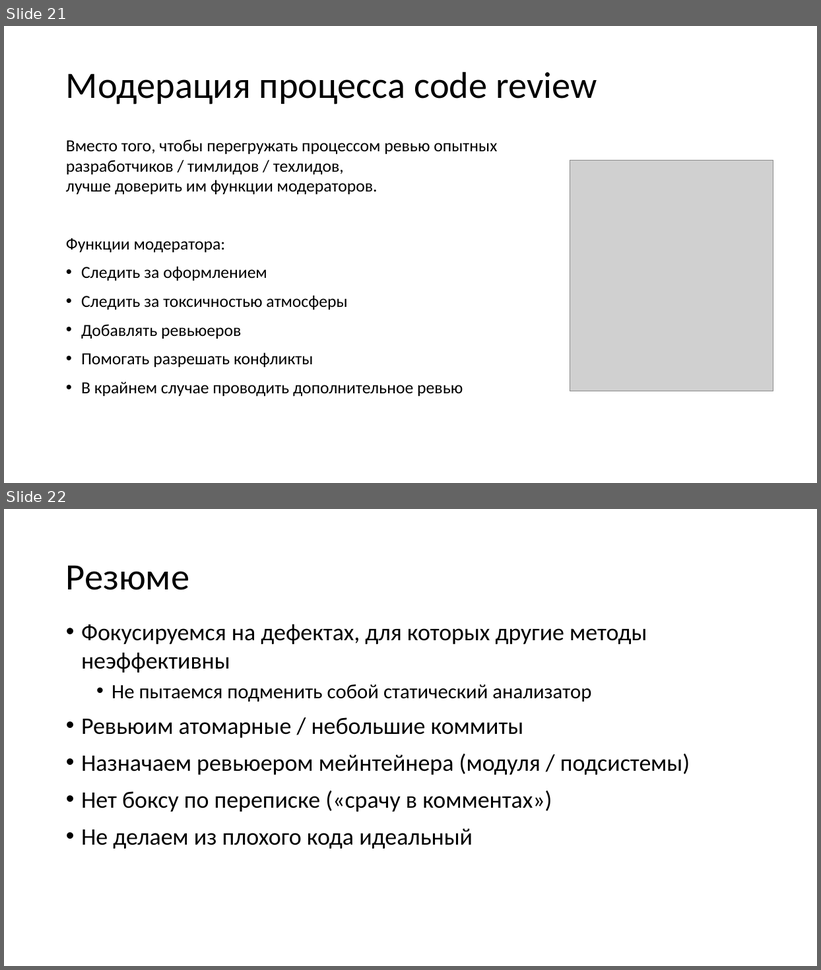
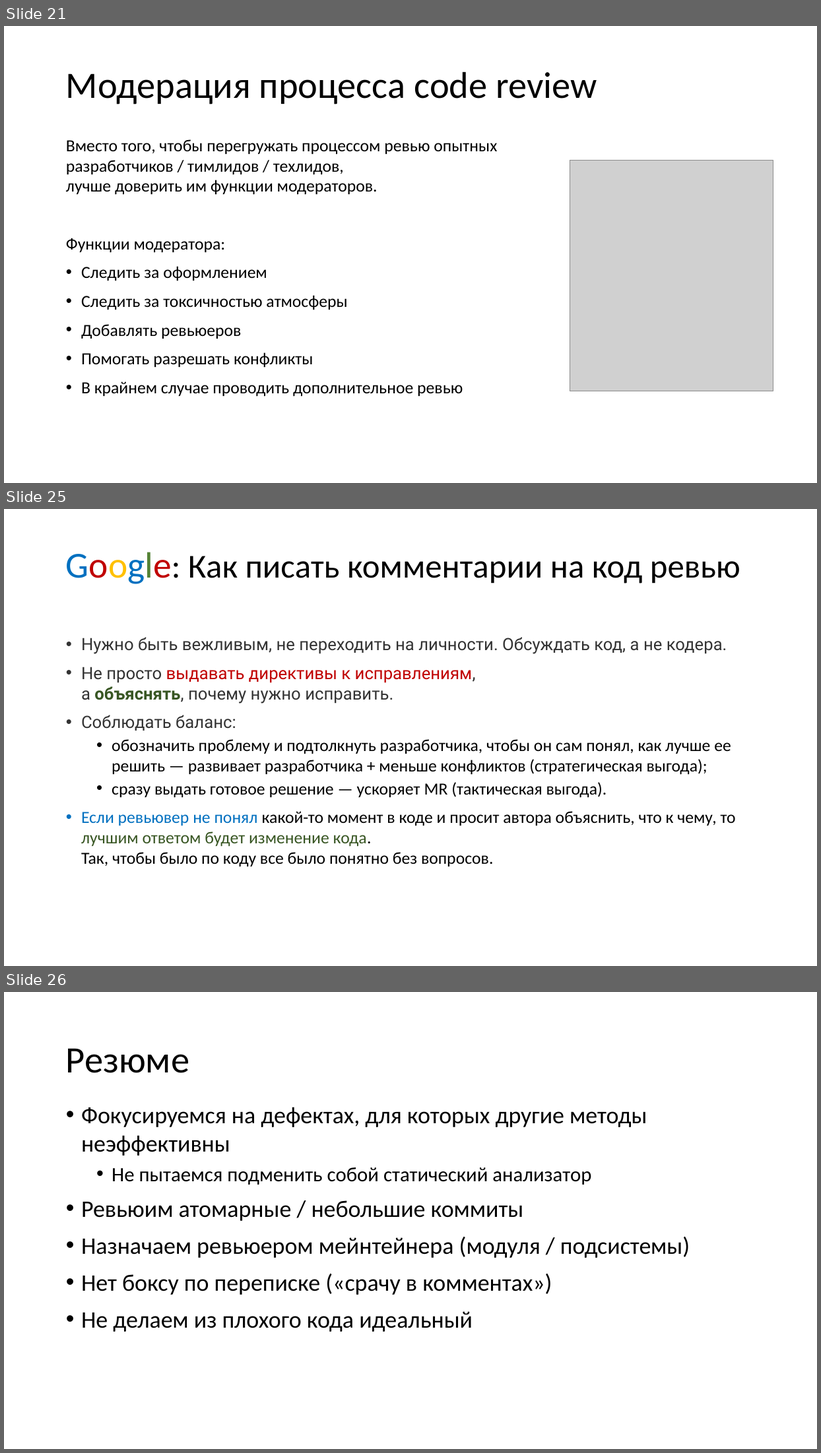
Before and after one commit to xtrueman/prog_instruments, a slide deck: presentations/CodeReview.pptx. Shown one above the other, each under a label of ours: slides 21 and 22 before the commit, slides 21, 25 and 26 after it; the slides between them are not shown. The pictures are 821x970 and 821x1453 pixels, drawn with LibreOffice and Linux fonts; fonts in the diff are those of the drawing; grey boxes stand for pictures. Boxes give left, top, right and bottom in pixels: in the first picture for what was removed or moved away, otherwise in the second. Text is boxed around its words. In the diff, an @@ line names an element or a change of style, - is before the commit and + after.

```diff
--- a/presentations/CodeReview.pptx
+++ b/presentations/CodeReview.pptx
@@ slide 25 added at <box>4,509,817,966</box>, background #FFFFFF @@
@@ title added at <box>66,552,741,584</box>, 39.6 pt, text #000000 @@
+Google: Как писать комментарии на код ревью
@@ text added at <box>81,637,736,867</box>, 20 pt, text #000000 @@
+• Нужно быть вежливым, не переходить на личности. Обсуждать код, а не кодера.
+• Не просто выдавать директивы к исправлениям,
+  а объяснять, почему нужно исправить.
+• Соблюдать баланс:
+  • обозначить проблему и подтолкнуть разработчика, чтобы он сам понял, как лучше ее решить — развивает разработчика + меньше конфликтов (стратегическая выгода);
+  • сразу выдать готовое решение — ускоряет MR (тактическая выгода).
+• Если ревьювер не понял какой-то момент в коде и просит автора объяснить, что к чему, то лучшим ответом будет изменение кода.
+  Так, чтобы было по коду все было понятно без вопросов.
@@ what was slide 22 is now slide 26 @@
```
Also in this commit, not shown: 4 slides changed, 3 other slides added, 1 other file.
